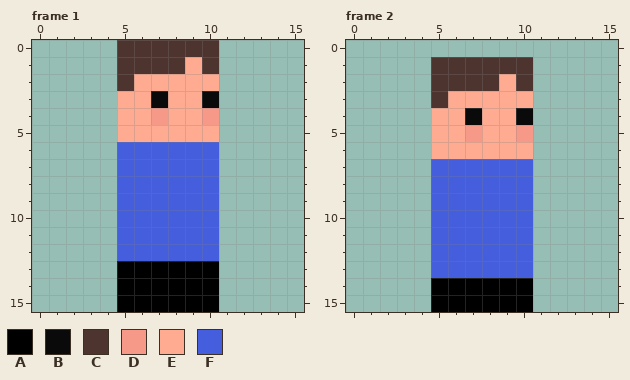
A pixel-art file gets an edit: Assets/Sprites/Sam/sam.ase. Above is the file before it was changed.
16x16 pixels, 4 frames. Shown: frame 1, frame 2. The commit also changed other frames, which this record leaves out.
Palette (. is transparent): A #000000  B #0a0a0a  C #4e342e  D #f69988  E #ffab91  F #455ede
Pixels before, frame 1, first column x 5:
 0 CCCCCC
 1 CCCCEC
 2 CEEEEE
 3 EEBEEB
 4 EEDEED
 5 EEEEEE
 6 FFFFFF
 7 FFFFFF
 8 FFFFFF
 9 FFFFFF
10 FFFFFF
11 FFFFFF
12 FFFFFF
13 AAAAAA
14 AAAAAA
15 AAAAAA
Pixels before, frame 2, first column x 5:
 1 CCCCCC
 2 CCCCEC
 3 CEEEEE
 4 EEBEEB
 5 EEDEED
 6 EEEEEE
 7 FFFFFF
 8 FFFFFF
 9 FFFFFF
10 FFFFFF
11 FFFFFF
12 FFFFFF
13 FFFFFF
14 AAAAAA
15 AAAAAA
The result:
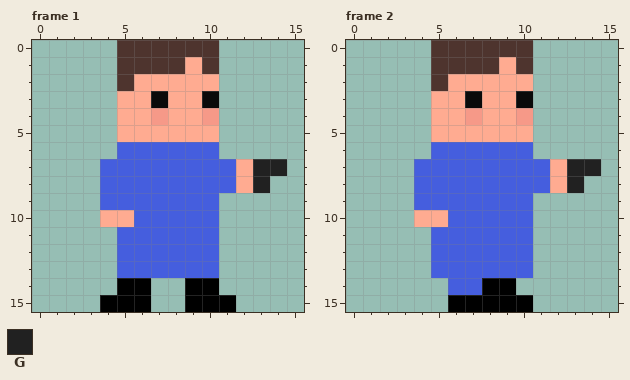
Colours new in this view: G #212121
Changes in this commit:
Frame 1:
y 7: x 4 . -> F; x 11..14 .... -> FEGG
y 8: x 4 . -> F; x 11..13 ... -> FEG
y 9: x 4 . -> F
y 10: x 4..5 .F -> EE
y 13: x 5..10 AAAAAA -> FFFFFF
y 14: x 7..8 AA -> ..
y 15: x 4 . -> A; x 7..8 AA -> ..; x 11 . -> A
Frame 2:
y 0: x 5..10 ...... -> CCCCCC
y 1: x 9 C -> E
y 2: x 6..8 CCC -> EEE; x 10 C -> E
y 3: x 5 C -> E; x 7 E -> B; x 10 E -> B
y 4: x 7 B -> D; x 10 B -> D
y 5: x 7 D -> E; x 10 D -> E
y 6: x 5..10 EEEEEE -> FFFFFF
y 7: x 4 . -> F; x 11..14 .... -> FEGG
y 8: x 4 . -> F; x 11..13 ... -> FEG
y 9: x 4 . -> F
y 10: x 4..5 .F -> EE
y 14: x 5..7 AAA -> .FF; x 10 A -> .
y 15: x 5 A -> .
Where, in picture pixels (left, top, right, bottom), the same in both pictures:
changed: (100, 159, 287, 312)
changed: (414, 40, 601, 312)
